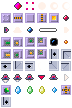
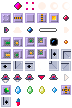
Before/after of a 72 × 108 layered artwork. What changed in the layer stack:
painted on "Layer #1" over [16, 98, 20, 106]
